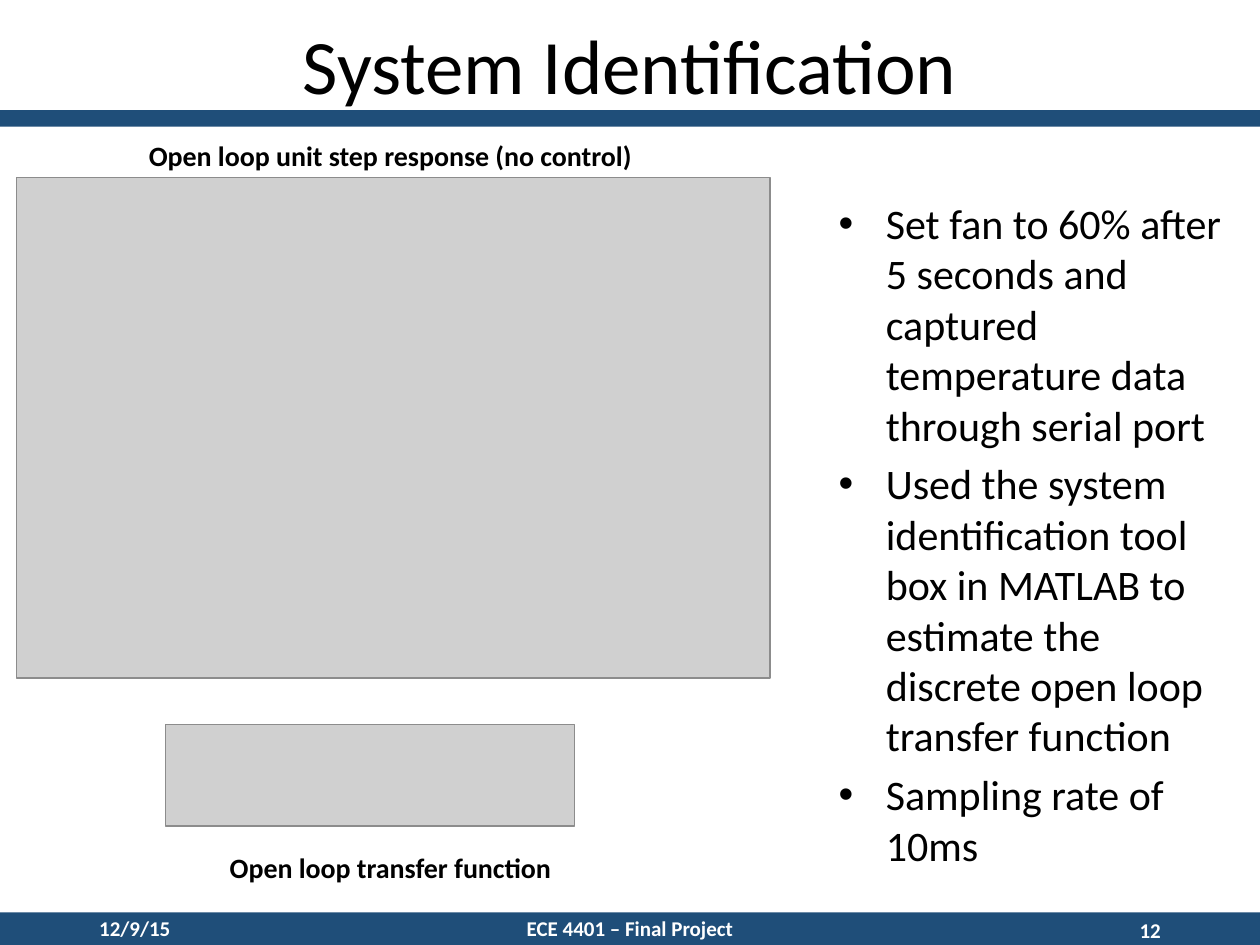
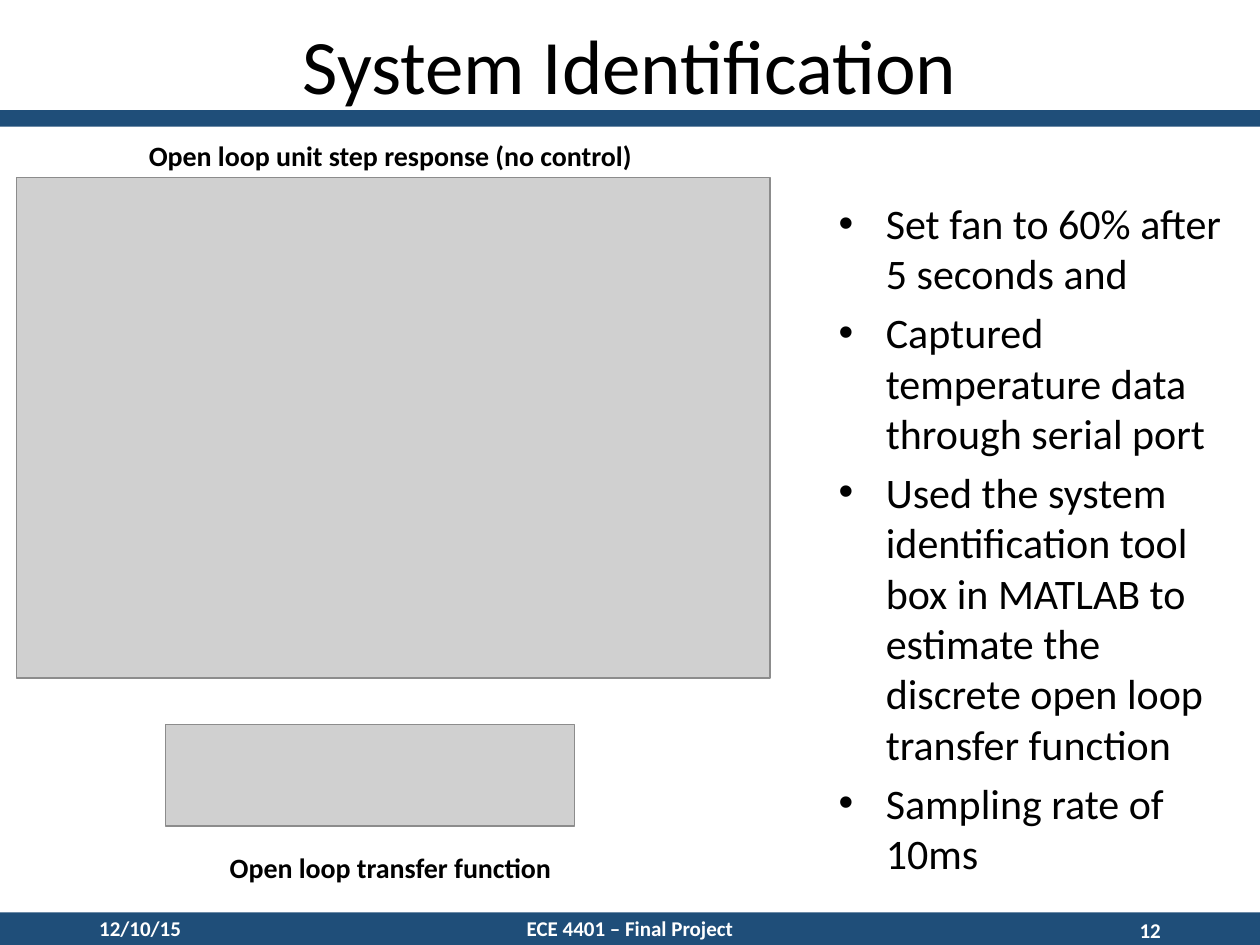
Before and after one commit to paquettedavid/FPGATemperaturePIDController, a slide deck: slide 12 of Documentation/DesignPresentation.pptx. Drawn at 1260x945 pixels with LibreOffice and Linux fonts; fonts in the diff are those of the drawing; grey boxes stand for pictures. Boxes give left, top, right and bottom in pixels: in the first picture for what was removed or moved away, otherwise in the second. Text is boxed around its words. In the diff, an @@ line names an element or a change of style, - is before the commit and + after.

```diff
--- a/Documentation/DesignPresentation.pptx
+++ b/Documentation/DesignPresentation.pptx
@@ text at <box>886,210,1221,457</box>: text changed @@
-• Set fan to 60% after 5 seconds and captured temperature data through serial port
+• Set fan to 60% after 5 seconds and
+• Captured temperature data through serial port
@@ text at <box>99,921,181,937</box>: text changed @@
-12/9/15
+12/10/15
```
Also in this commit, not shown: 14 other slides changed, 4 other files.
